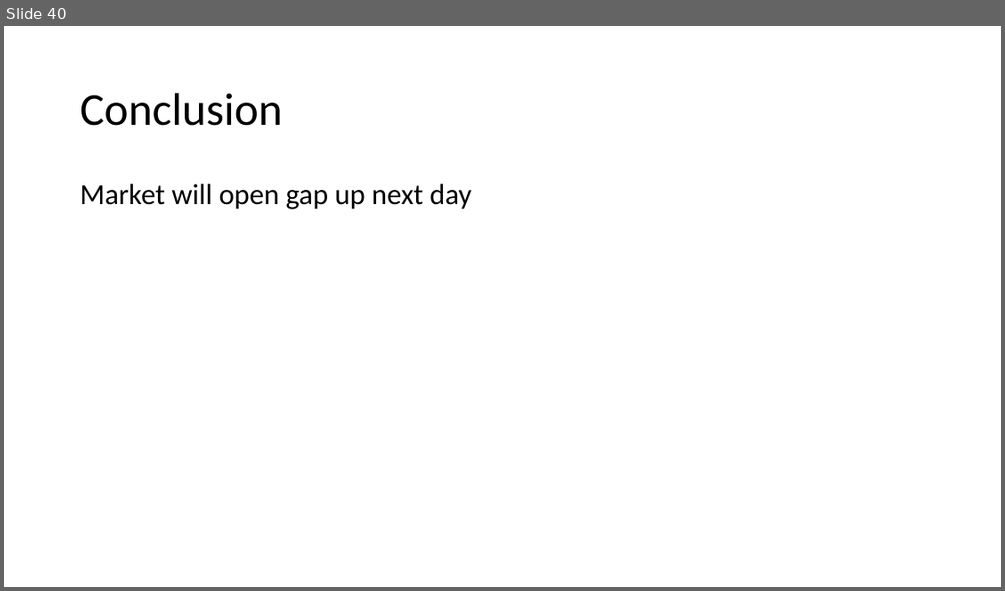
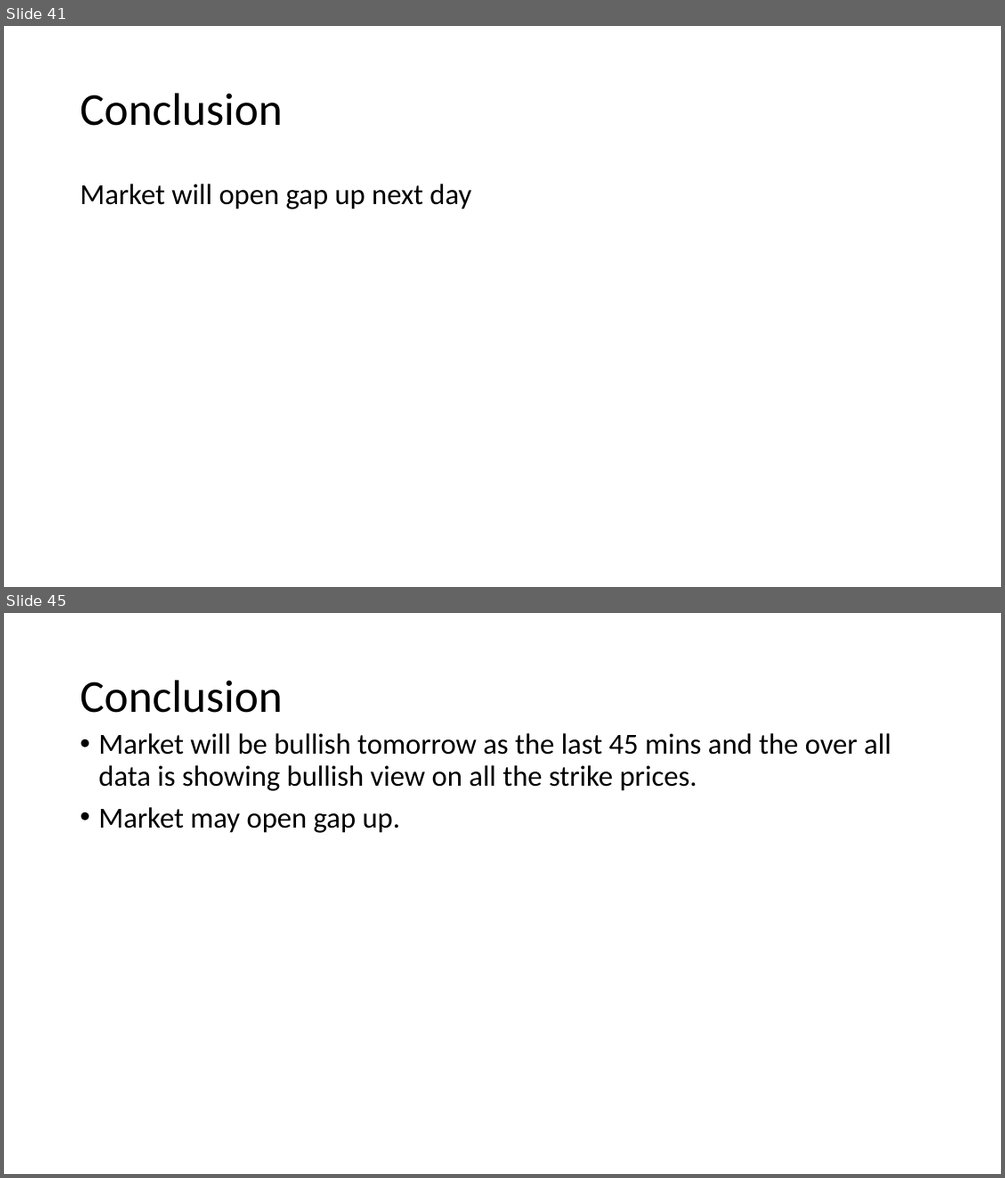
Before and after one commit to ashu433/Trading_codes, a slide deck: gap_up_and_gap_down.pptx. Shown one above the other, each under a label of ours: slide 40 before the commit, slides 41 and 45 after it; the slides between them are not shown. The pictures are 1005x591 and 1005x1178 pixels, drawn with LibreOffice and Linux fonts; fonts in the diff are those of the drawing. Boxes give left, top, right and bottom in pixels: in the first picture for what was removed or moved away, otherwise in the second. Text is boxed around its words. In the diff, an @@ line names an element or a change of style, - is before the commit and + after.

```diff
--- a/gap_up_and_gap_down.pptx
+++ b/gap_up_and_gap_down.pptx
@@ slide 45 added at bbox=[4, 613, 1001, 1174], background #FFFFFF @@
@@ title added at bbox=[80, 680, 283, 713], 44 pt, text #000000 @@
+Conclusion
@@ text added at bbox=[98, 733, 891, 833], 28 pt, text #000000 @@
+• Market will be bullish tomorrow as the last 45 mins and the over all data is showing bullish view on all the strike prices.
+• Market may open gap up.
@@ what was slide 40 is now slide 41 @@
```
Also in this commit, not shown: 3 slides changed, 20 other slides added, 16 other files.
